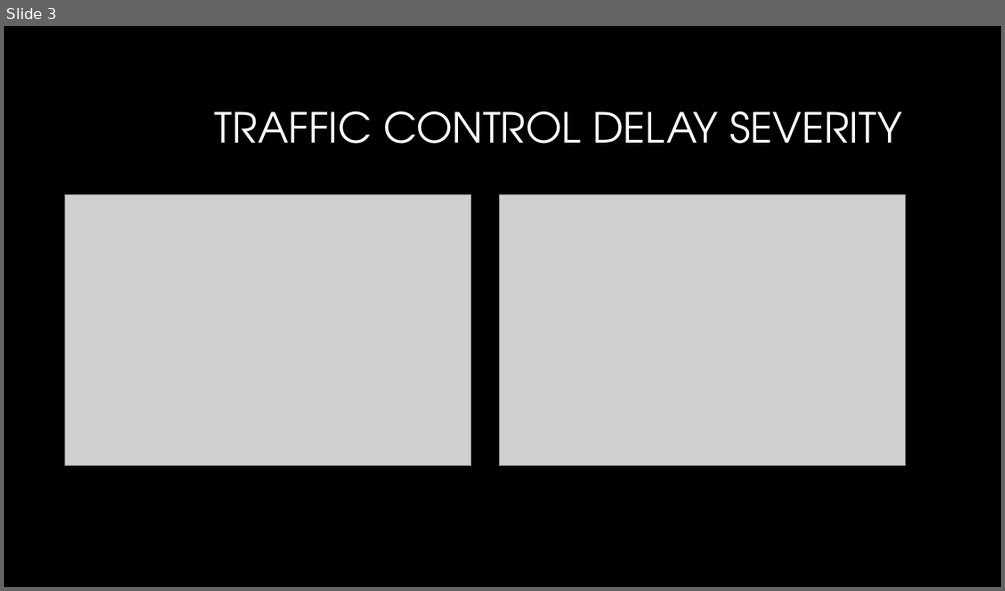
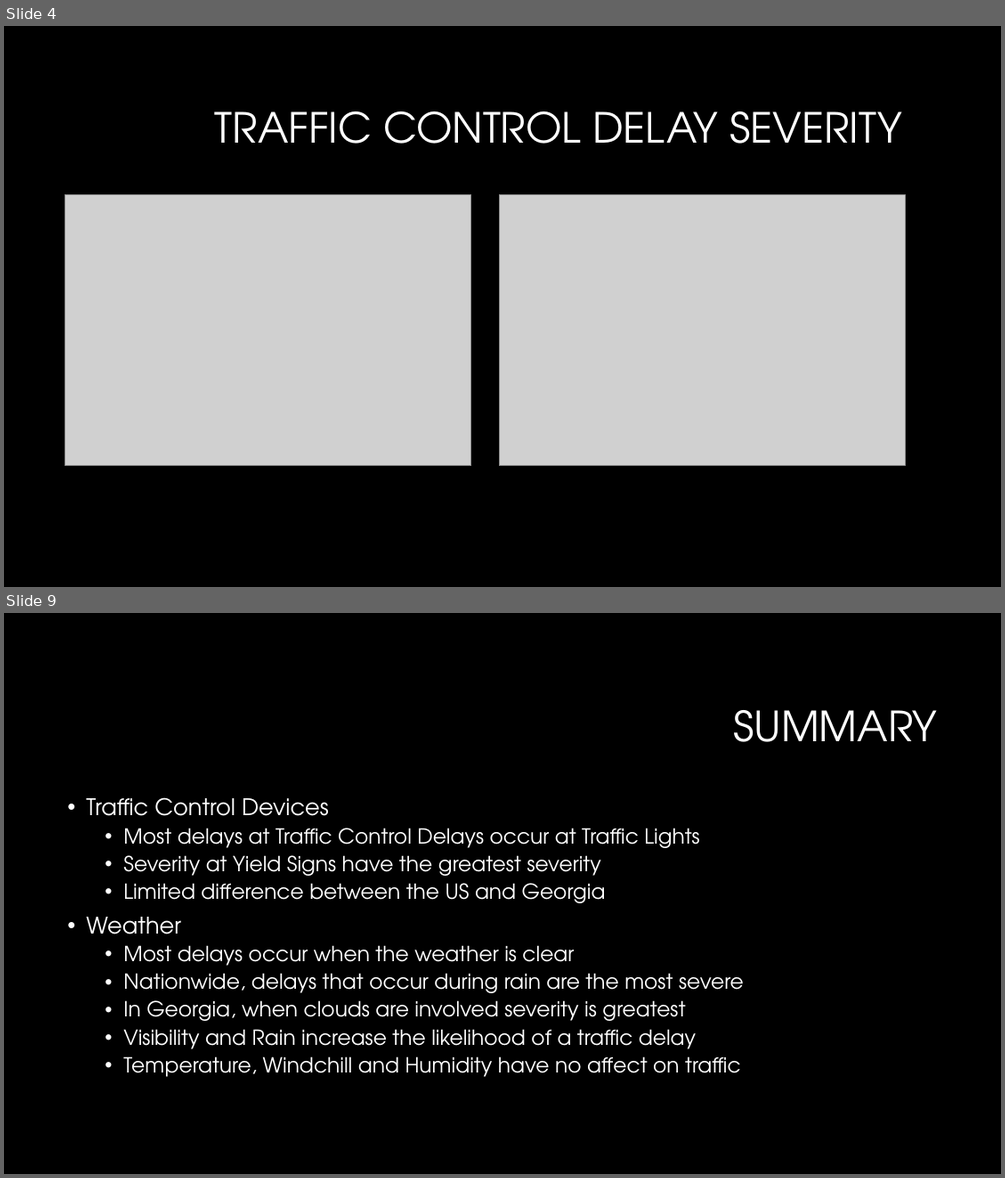
Before and after one commit to caravella483/project1, a slide deck: project1.pptx. Shown one above the other, each under a label of ours: slide 3 before the commit, slides 4 and 9 after it; the slides between them are not shown. The pictures are 1005x591 and 1005x1178 pixels, drawn with LibreOffice and Linux fonts; fonts in the diff are those of the drawing; grey boxes stand for pictures; background and template pictures are left out. Boxes give left, top, right and bottom in pixels: in the first picture for what was removed or moved away, otherwise in the second. Text is boxed around its words. In the diff, an @@ line names an element or a change of style, - is before the commit and + after.

```diff
--- a/project1.pptx
+++ b/project1.pptx
@@ slide 9 added at (4,613,1001,1174), background #000000 @@
@@ title added at (733,710,937,742), 40 pt, text #FFFFFF @@
+SUMMARY
@@ text added at (86,797,744,1077), 20 pt, text #FFFFFF @@
+• Traffic Control Devices
+  • Most delays at Traffic Control Delays occur at Traffic Lights
+  • Severity at Yield Signs have the greatest severity
+  • Limited difference between the US and Georgia
+• Weather
+  • Most delays occur when the weather is clear
+  • Nationwide, delays that occur during rain are the most severe
+  • In Georgia, when clouds are involved severity is greatest
+  • Visibility and Rain increase the likelihood of a traffic delay
+  • Temperature, Windchill and Humidity have no affect on traffic
@@ what was slide 3 is now slide 4 @@
```
Also in this commit, not shown: 2 slides changed, 6 other slides added, 2 slides removed.
